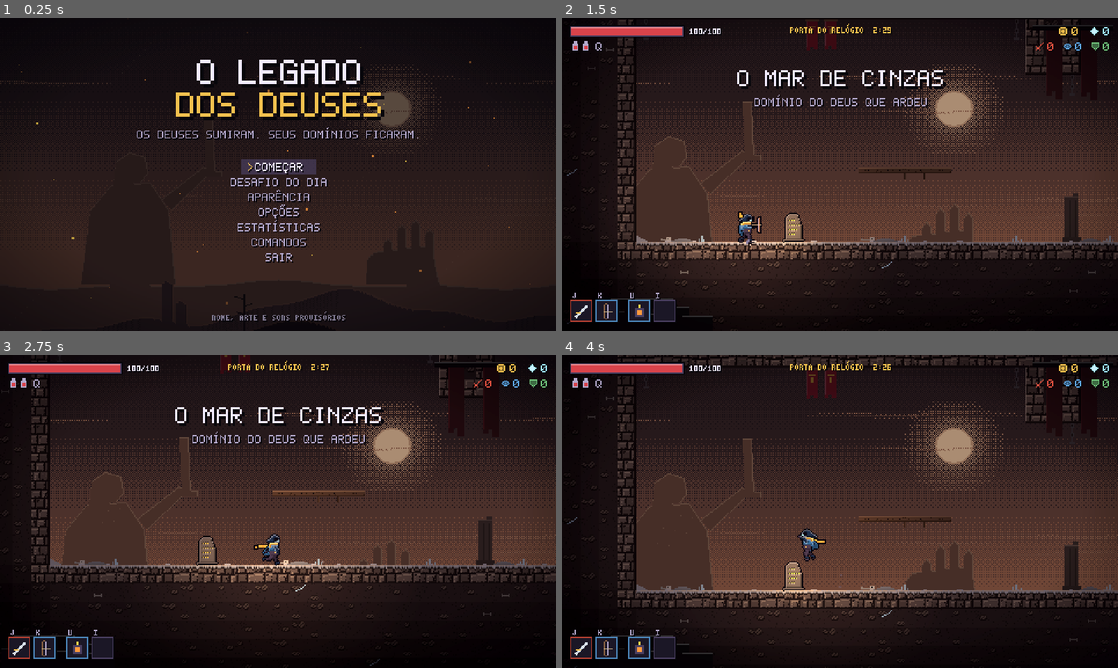
Above: before the commit, frames 1-4 (two rows, left to right).
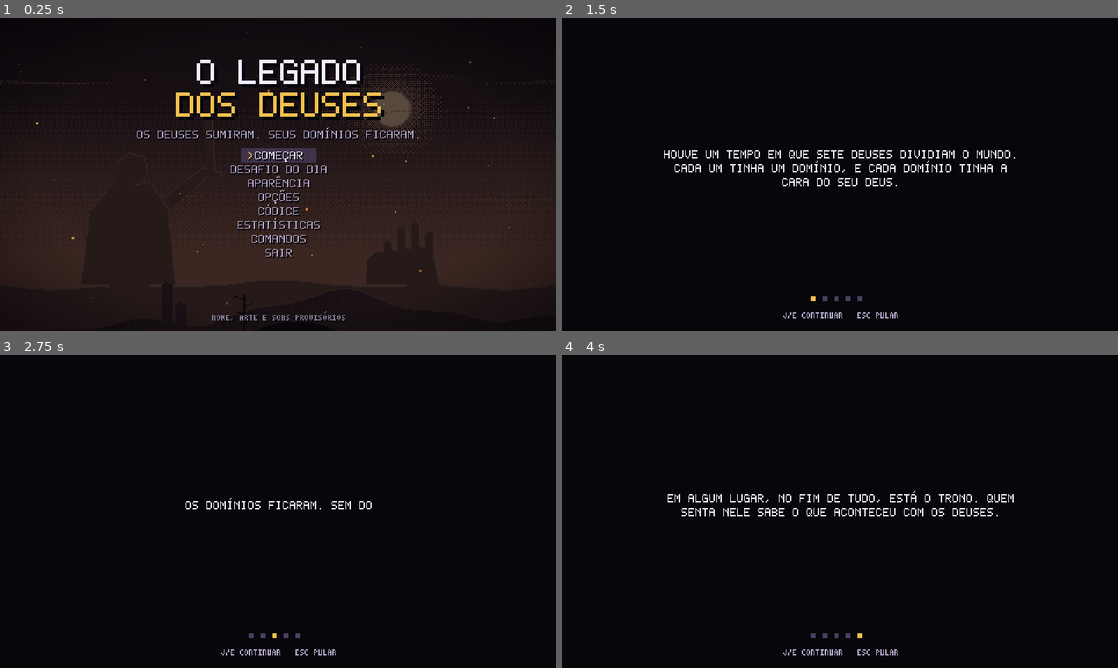
Above: after the commit, the same moments.

Repository: MrRobotS0/Roguevania
Game: Godot game, scene res://scenes/main.tscn
Two runs of this game, one before a commit and one after it. Both use one fixed random seed, a clock stepped at 60 frames per second and the inputs below.
Inputs (mouse positions are in pixels of both pictures, inside the frame that each line leads up to):
- Up to frame 1 (0.25 s): no input
- Up to frame 2 (1.5 s): tap Enter (confirm) at 0.5 s; move the mouse to (962, 158) at 0.52 s; hold D (right) 0.53-1.28 s; click (962, 158) at 0.6 s; tap Space (jump) at 0.77, 1.07 s; right-click (962, 158) at 0.8 s; move the mouse to (728, 190) at 1.27 s; hold S (down) from 1.28 s (still down); right-click (728, 190) at 1.35 s
- Up to frame 3 (2.75 s): tap Space (jump) at 1.52, 1.82 s; tap Enter (confirm) at 1.55, 2.1 s; move the mouse to (333, 442) at 2.02 s; release S (down) at 2.03 s; hold D (right) from 2.03 s (still down); tap Q (heal) at 2.3 s
- Up to frame 4 (4 s): move the mouse to (812, 574) at 2.77 s; release D (right) at 2.78 s; hold W (up) 2.78-3.53 s; tap Q (heal) at 2.85 s; click (812, 574) at 2.92 s; tap Space (jump) at 3.02, 3.32, 3.77 s; tap E (interact) at 3.05, 3.6 s; move the mouse to (1006, 558) at 3.52 s; hold A (left) from 3.53 s (still down); tap Shift (roll) at 3.8 s

The runs differ from the first frame. In frame 1, 2.5% of the frame differs, in the area x 41-59%, y 41-79%; in frame 2, 61%; in frame 3, 59%; in frame 4, 65%, in the area x 0-100%, y 0-98%.

Commit message:
História: abertura, final (e final verdadeiro com 4 brasas), Códice com inscrições e bestiário; texto longo no menu rola

Diff:
--- a/scripts/autoload/meta.gd
+++ b/scripts/autoload/meta.gd
@@ -24,7 +24,7 @@
 func _defaults() -> Dictionary:
 	return {"unlocked": [], "runs": 0, "wins": 0, "best_kills": 0, "deaths": 0, "skin": "andarilho",
 		"blueprints": [], "runes": [], "heat": 0,
-		"stats": {}, "daily": {}, "best_time": 0.0}
+		"stats": {}, "daily": {}, "best_time": 0.0, "lore": [], "intro_seen": false}
 
 
 func _load() -> void:
@@ -195,3 +195,17 @@
 		lines.append("DESAFIO DE HOJE: %d TENTATIVAS · MAIS FUNDO %d%s" % [today["tries"], today["best_depth"],
 			(" · VENCEU EM " + clock.call(float(today["best_time"]))) if float(today["best_time"]) > 0.0 else ""])
 	return "\n".join(lines)
+
+
+# --- Códice -----------------------------------------------------------------------
+
+func note_lore(text: String) -> bool:
+	if text == "" or data["lore"].has(text):
+		return false
+	data["lore"].append(text)
+	save()
+	return true
+
+
+func known_creatures() -> Array:
+	return data["stats"].get("kills_by", {}).keys()
--- /dev/null
+++ b/scripts/combat/story.gd
@@ -0,0 +1,68 @@
+class_name Story
+extends RefCounted
+
+# Textos da história: abertura, final e o bestiário do Códice.
+
+const INTRO := [
+	"Houve um tempo em que sete deuses dividiam o mundo. Cada um tinha um domínio, e cada domínio tinha a cara do seu deus.",
+	"Numa noite sem nome, todos sumiram. Ao mesmo tempo. Ninguém viu para onde foram.",
+	"Os domínios ficaram. Sem dono, apodreceram do jeito de cada um: a cinza ficou sagrada, o inverno não acabou, a forja não parou.",
+	"Você acordou na beira do Mar de Cinzas, com um manto que não lembra de ter vestido. A Vigia diz que você já esteve aqui antes. Muitas vezes.",
+	"Em algum lugar, no fim de tudo, está o Trono. Quem senta nele sabe o que aconteceu com os deuses.",
+]
+
+const ENDING := [
+	"O Imperador Cego caiu. Pela primeira vez em mil anos, o Trono ficou vazio.",
+	"Você se senta. Por um instante, vê o que ele via: sete deuses, de mãos dadas, entrando numa porta de luz.",
+	"Não foram embora. Foram dormir. E o sonho deles é este mundo: cada domínio, um pesadelo de quem sonha.",
+	"Atrás da porta, uma voz que não é de deus nenhum: \"Ainda não. Volte quando a brasa queimar mais.\"",
+	"A Vigia te encontra de novo na beira do Mar de Cinzas. \"Você de novo. Ou outro igual a você.\"",
+]
+
+# Só com as quatro brasas acesas.
+const TRUE_ENDING := [
+	"Com todas as brasas acesas, a porta não resiste. Do outro lado, sete cadeiras vazias.",
+	"E uma oitava, menor, de frente para as outras. Na madeira, alguém gravou o seu nome. Faz muito tempo.",
+	"Você entende, enfim, por que a Vigia sempre te reconhece. Você não chegou depois dos deuses. Você é o que eles deixaram para trás.",
+]
+
+const BESTIARY := {
+	"PENITENTE": "Peregrinos que juraram carregar a culpa do mundo. A clava é a culpa.",
+	"GUARDA DA CASA": "Soldados das Casas do Mar de Cinzas. O escudo protege a frente; as costas, ninguém.",
+	"PEREGRINO CINZENTO": "Vem para arder. Acredita que quem queima vira parte do deus.",
+	"ASSASSINO DA DUNA": "Nada sob a cinza. O volume que se mexe no chão é ele.",
+	"ATIRADOR DE VIDRO": "Atira lascas de fulgurante. A mira trava um instante antes do disparo.",
+	"INQUISIDOR PROFETA": "Julga em nome de um deus que não responde mais. Salta e cai onde você está.",
+	"LOBO PÁLIDO": "Guarda a porta de um dono que não volta. Abaixa antes do bote.",
+	"SENTINELA DE GELO": "Foi gente. O gelo não lembra quem. Atira em leque.",
+	"FERREIRO CATIVO": "Esqueceu o próprio nome; lembra só a medida certa do aço.",
+	"ESCÓRIA VIVA": "O metal que não quis virar arma. Pula, queima e vira poça.",
+	"GÁRGULA": "Guardas que viraram pedra esperando a ordem de parar. Mergulham em diagonal.",
+	"ESCRIBA MUDO": "Copia o mesmo livro há mil anos. O glifo que escreve te persegue.",
+	"FERA-MUSGO": "Não come. Só cresce por cima do que encontra. Investe em linha reta.",
+	"ESPINHEIRO": "Aponta sempre para quem respira. Abre a flor antes de atirar.",
+	"MASCARADO": "Em Carcosa todos usam máscara. Este some e aparece atrás de você.",
+	"ARAUTO PÁLIDO": "Anuncia um rei que nunca chega. O sino chama almas que explodem.",
+	"AUTÔMATO ASTRAL": "Mede o céu para ninguém. O olho acende antes do raio.",
+	"ESTRELA CAÍDA": "Um nome que o deus esqueceu. Pisca antes de explodir.",
+	"CAÇADOR DO INVERNO": "Elite dos Salões. Lanças de gelo e uma investida certeira.",
+	"MESTRE-FERREIRO": "Elite da Forja. A martelada solta ondas pelo chão.",
+	"BIBLIOTECÁRIO CEGO": "Elite da Torre. Lê os livros com os dedos e escreve glifos que perseguem.",
+	"GUARDIÃ DE ESPINHOS": "Elite do Jardim. Faz o chão crescer contra você.",
+	"DUELISTA AMARELO": "Elite de Carcosa. Rápido, some, aparece, corta.",
+	"SENTINELA DE LATÃO": "Elite do Observatório. Raios e estrelas em volta.",
+	"O LOBO DA LONGA NOITE": "Guardião dos Salões. Uiva e a matilha responde.",
+	"O COLOSSO DA BIGORNA": "Guardião da Forja. O ferreiro que o deus esqueceu ligado.",
+	"O ARQUITETO MUDO": "Guardião da Torre. Ergueu a torre e esqueceu a própria língua.",
+	"A MÃE-RAIZ": "Guardiã do Jardim. Tudo que cresce aqui nasceu dela.",
+	"O REI SEM ROSTO": "Guardião de Carcosa. A máscara caiu; não havia nada embaixo.",
+	"O ÚLTIMO ASTRÔNOMO": "Guardião do Observatório. Contou as estrelas até elas acabarem.",
+	"O IMPERADOR CEGO": "Arrancou os olhos para ver o futuro. Senta no Trono há mil anos.",
+}
+
+
+static func ending_pages(heat: int) -> PackedStringArray:
+	var pages := PackedStringArray(ENDING)
+	if heat >= 4:
+		pages.append_array(TRUE_ENDING)
+	return pages
--- a/scripts/main.gd
+++ b/scripts/main.gd
@@ -13,6 +13,7 @@
 var curtain: Curtain
 var map_view: MapView
 var options_screen: OptionsScreen
+var cutscene: Cutscene
 var _playing := false
 
 
@@ -75,6 +76,8 @@
 	front.add_child(menu)
 	options_screen = OptionsScreen.new()
 	front.add_child(options_screen)
+	cutscene = Cutscene.new()
+	front.add_child(cutscene)
 	screen.confirmed.connect(_on_screen_confirmed)
 	screen.title_option.connect(_on_title_option)
 
@@ -106,7 +109,7 @@
 	var unlocked := int(Meta.data["heat"])
 	if screen.mode != "title" or unlocked <= 0:
 		screen.close()
-		start_run()
+		_begin(-1, 0)
 		return
 	# Brasas do Deus: quem já venceu escolhe a dificuldade
 	var options: Array[Dictionary] = []
@@ -116,7 +119,7 @@
 	menu.open_choice("BRASAS DO DEUS", "QUANTO MAIS BRASA, MAIS O DEUS MORTO RESISTE.", options,
 		func(i: int) -> void:
 			screen.close()
-			start_run(-1, i))
+			_begin(-1, i))
 	menu.select(unlocked)
 
 
@@ -140,6 +143,8 @@
 			options_screen.open()
 		"stats":
 			menu.open_text("ESTATÍSTICAS", Meta.stats_text())
+		"codex":
+			open_codex()
 		"daily":
 			screen.close()
 			Run.new_daily()
@@ -165,6 +170,58 @@
 			Meta.wear(list[i].id)
 			open_skins.call_deferred())
 	menu.select(list.find(current))
+
+
+# Na primeira partida, antes de tudo, a abertura.
+func _begin(seed_value: int, heat: int) -> void:
+	if Meta.data.get("intro_seen", false):
+		start_run(seed_value, heat)
+		return
+	Music.play("passagem")
+	cutscene.play(PackedStringArray(Story.INTRO), func() -> void:
+		Meta.data["intro_seen"] = true
+		Meta.save()
+		start_run(seed_value, heat))
+
+
+func open_codex() -> void:
+	var lore: Array = Meta.data["lore"]
+	var known := Meta.known_creatures()
+	var options: Array[Dictionary] = [
+		{"label": "INSCRIÇÕES  ·  %d LIDAS" % lore.size(), "detail": "O QUE AS PEDRAS CONTAM"},
+		{"label": "BESTIÁRIO  ·  %d DE %d" % [known.size(), Story.BESTIARY.size()], "detail": "O QUE VOCÊ JÁ DERROTOU"},
+		{"label": "REVER A ABERTURA", "detail": ""},
+	]
+	menu.open_choice("CÓDICE", "", options, _on_codex_pick)
+
+
+func _on_codex_pick(i: int) -> void:
+	match i:
+		0:
+			_codex_lore.call_deferred()
+		1:
+			_codex_bestiary.call_deferred()
+		2:
+			cutscene.play.call_deferred(PackedStringArray(Story.INTRO), Callable())
+
+
+func _codex_lore() -> void:
+	var lore: Array = Meta.data["lore"]
+	if lore.is_empty():
+		menu.open_text("INSCRIÇÕES", "NENHUMA AINDA. AS PEDRAS COM LETRAS DOURADAS TÊM ALGO A DIZER.")
+		return
+	menu.open_text("INSCRIÇÕES", "\n\n".join(PackedStringArray(lore.map(func(t: String) -> String: return "· " + t))))
+
+
+func _codex_bestiary() -> void:
+	var known := Meta.known_creatures()
+	var lines := PackedStringArray()
+	for title: String in Story.BESTIARY:
+		if known.has(title):
+			lines.append("%s: %s" % [title, Story.BESTIARY[title]])
+		else:
+			lines.append("??? ")
+	menu.open_text("BESTIÁRIO", "\n".join(lines))
 
 
 func start_run(seed_value := -1, heat := 0) -> void:
@@ -230,8 +287,11 @@
 			Meta.record_run(true, level.player.kills)
 			Meta.record_heat_win(Run.heat)
 			Run.set_meta("record", Meta.record_stats(true))
-			screen.show_victory(level.player)
-			Music.play("titulo")
+			var hero := level.player
+			Music.play("passagem")
+			cutscene.play(Story.ending_pages(Run.heat), func() -> void:
+				screen.show_victory(hero)
+				Music.play("titulo"))
 			return
 		"passagem":
 			Run.enter_passage()
--- /dev/null
+++ b/scripts/ui/cutscene.gd
@@ -0,0 +1,87 @@
+class_name Cutscene
+extends Control
+
+# Telas de história: texto que aparece letra a letra sobre o fundo escuro.
+# Confirmar completa a frase ou passa a página; cancelar pula tudo.
+
+signal finished
+
+const SPEED := 45.0          # letras por segundo
+const WIDTH := 52            # letras por linha
+
+var _pages: PackedStringArray = []
+var _page := 0
+var _shown := 0.0
+var _done: Callable
+var _t := 0.0
+
+
+func _ready() -> void:
+	process_mode = Node.PROCESS_MODE_ALWAYS
+	visible = false
+
+
+func is_open() -> bool:
+	return visible
+
+
+func play(pages: PackedStringArray, on_done: Callable) -> void:
+	_pages = pages
+	_page = 0
+	_shown = 0.0
+	_done = on_done
+	_t = 0.0
+	visible = true
+
+
+func _process(delta: float) -> void:
+	if not visible:
+		return
+	_t += delta
+	_shown += delta * SPEED
+	queue_redraw()
+	if _t < 0.3:
+		return
+	if Input.is_action_just_pressed("cancel"):
+		_finish()
+	elif Input.is_action_just_pressed("confirm") or Input.is_action_just_pressed("attack1"):
+		advance()
+
+
+# Também usado pelos testes.
+func advance() -> void:
+	if not visible or _page >= _pages.size():
+		return
+	if _shown < _pages[_page].length():
+		_shown = _pages[_page].length()
+		return
+	_page += 1
+	_shown = 0.0
+	Sfx.play("page", -10.0)
+	if _page >= _pages.size():
+		_finish()
+
+
+func _finish() -> void:
+	visible = false
+	finished.emit()
+	if _done.is_valid():
+		_done.call()
+
+
+func _draw() -> void:
+	var size := get_viewport_rect().size
+	draw_rect(Rect2(Vector2.ZERO, size), Color("07060b"))
+	if _page >= _pages.size():
+		return
+	var text := _pages[_page].substr(0, int(_shown))
+	var lines := PixelFont.wrap(text.to_upper(), WIDTH)
+	var y := size.y * 0.5 - lines.size() * PixelFont.BODY_LINE * 0.5
+	for line in lines:
+		PixelFont.body_centered(self, line, Vector2(size.x * 0.5, y), Palette.UI_TEXT)
+		y += PixelFont.BODY_LINE
+	for i in _pages.size():
+		var c := Palette.GOLD if i == _page else Palette.UI_FRAME
+		draw_rect(Rect2(size.x * 0.5 - _pages.size() * 5 + i * 10, size.y - 30, 4, 4), c)
+	var hint := "%s CONTINUAR   %s PULAR" % [Controls.hint("confirm"), Controls.hint("cancel")]
+	PixelFont.draw_centered(self, hint, Vector2(size.x * 0.5, size.y - 14), Palette.UI_DIM)
--- a/scripts/ui/menu.gd
+++ b/scripts/ui/menu.gd
@@ -19,6 +19,8 @@
 var _cancel_ok := true
 var _index := 0
 var _body: PackedStringArray = []
+var _text_top := 0
+const TEXT_ROWS := 15        # linhas de texto visíveis; o resto rola
 var _opened_at := 0
 var _t := 0.0
 var _scroll := 0
@@ -51,6 +53,7 @@
 func open_text(title: String, body: String) -> void:
 	_mode = "text"
 	_on_pick = Callable()
+	_text_top = 0
 	_title = title
 	_body = PixelFont.wrap(body.to_upper(), int((WIDTH - 24.0) / PixelFont.BODY_ADVANCE))
 	_cancel_ok = true
@@ -80,7 +83,14 @@
 	if Engine.get_process_frames() - _opened_at < 2:
 		return
 	if _mode == "text":
-		if Input.is_action_just_pressed("confirm") or Input.is_action_just_pressed("cancel") \
+		var last := maxi(_body.size() - TEXT_ROWS, 0)
+		if Input.is_action_just_pressed("down") and _text_top < last:
+			_text_top = mini(_text_top + 3, last)
+			Sfx.play("ui_move", -12.0)
+		elif Input.is_action_just_pressed("up") and _text_top > 0:
+			_text_top = maxi(_text_top - 3, 0)
+			Sfx.play("ui_move", -12.0)
+		elif Input.is_action_just_pressed("confirm") or Input.is_action_just_pressed("cancel") \
 				or Input.is_action_just_pressed("interact"):
 			close()
 		return
@@ -151,7 +161,7 @@
 	var rows := mini(_options.size(), MAX_ROWS)
 	var box_h := 0.0
 	if _mode == "text":
-		box_h = 34.0 + (_body.size() + 2) * LINE
+		box_h = 34.0 + (mini(_body.size(), TEXT_ROWS) + 2) * LINE
 	else:
 		box_h = 34.0 + sub_lines.size() * LINE + 6.0 + rows * ROW + LINE + 4.0
 	var box := Rect2(roundf((size.x - WIDTH) * 0.5), roundf((size.y - box_h) * 0.5), WIDTH, roundf(box_h))
@@ -165,11 +175,14 @@
 	y += 23.0
 
 	if _mode == "text":
-		for line in _body:
+		for line in _body.slice(_text_top, _text_top + TEXT_ROWS):
 			PixelFont.body(self, line, Vector2(x, y), Palette.UI_TEXT)
 			y += LINE
 		y += LINE * 0.5
-		PixelFont.body(self, "%s  CONTINUAR" % Controls.hint("confirm"), Vector2(x, y), Palette.UI_DIM)
+		var hint := "%s  CONTINUAR" % Controls.hint("confirm")
+		if _body.size() > TEXT_ROWS:
+			hint += "   %s  ROLAR (%d/%d)" % [Controls.hint("move"), mini(_text_top + TEXT_ROWS, _body.size()), _body.size()]
+		PixelFont.body(self, hint, Vector2(x, y), Palette.UI_DIM)
 		return
 
 	for line in sub_lines:
--- a/scripts/ui/screen.gd
+++ b/scripts/ui/screen.gd
@@ -12,6 +12,7 @@
 	["daily", "DESAFIO DO DIA"],
 	["skins", "APARÊNCIA"],
 	["options", "OPÇÕES"],
+	["codex", "CÓDICE"],
 	["stats", "ESTATÍSTICAS"],
 	["controls", "COMANDOS"],
 	["quit", "SAIR"],
@@ -127,7 +128,7 @@
 			PixelFont.body_centered(self, "O LEGADO", Vector2(mid, 46), Palette.UI_TEXT, 3)
 			PixelFont.body_centered(self, "DOS DEUSES", Vector2(mid, 74), Palette.GOLD, 3)
 			PixelFont.body_centered(self, "OS DEUSES SUMIRAM. SEUS DOMÍNIOS FICARAM.", Vector2(mid, 100), Palette.UI_DIM)
-			_title_menu(Vector2(mid, 128))
+			_title_menu(Vector2(mid, 118))
 		"death":
 			PixelFont.body_centered(self, "VOCÊ MORREU", Vector2(mid, 74), Palette.HURT, 3)
 		"victory":
@@ -145,7 +146,7 @@
 func _title_menu(top: Vector2) -> void:
 	for i in TITLE_OPTIONS.size():
 		var label: String = TITLE_OPTIONS[i][1]
-		var y := top.y + i * 13.0
+		var y := top.y + i * 12.0
 		var selected := i == _index
 		if selected:
 			var w := PixelFont.body_width(label) + 24.0
--- a/scripts/world/inscription.gd
+++ b/scripts/world/inscription.gd
@@ -24,6 +24,8 @@
 func interact(_p: Player) -> void:
 	read = true
 	Sfx.play("page", -4.0)
+	if Meta.note_lore(text):
+		Fx.toast("NOVA INSCRIÇÃO NO CÓDICE")
 	menu().open_text("INSCRIÇÃO", text)
 
 
--- a/tests/run_tests.gd
+++ b/tests/run_tests.gd
@@ -134,6 +134,7 @@
 	await _case("inimigos dos domínios novos acertam", _domain_enemies)
 	await _case("desafio do dia, estatísticas e recorde", _extras)
 	await _case("os 6 elites dos domínios atacam e acertam", _elites)
+	await _case("história: abertura, final, códice", _story)
 
 	print("")
 	print("%d ok, %d falhas" % [_passed, _failures.size()])
@@ -1059,3 +1060,34 @@
 			if p.hp < p.max_hp:
 				break
 		_check(p.hp < p.max_hp, "elite_%s não acertou em 15 s" % name)
+
+
+func _story() -> void:
+	Meta.use_path("user://teste.save", true)
+	var scene := Cutscene.new()
+	add_child(scene)
+	var done := [false]
+	scene.play(PackedStringArray(Story.INTRO), func() -> void: done[0] = true)
+	for i in Story.INTRO.size() * 2:
+		scene.advance()
+	_check(done[0] and not scene.is_open(), "a abertura não terminou")
+	_check(Story.ending_pages(4).size() > Story.ending_pages(0).size(), "o final das 4 brasas não tem páginas a mais")
+	_check(Meta.note_lore("teste de inscrição") and not Meta.note_lore("teste de inscrição"), "inscrição repetida no códice")
+	Run.note_kill("LOBO PÁLIDO", "")
+	Meta.record_stats(false)
+	_check(Meta.known_creatures().has("LOBO PÁLIDO"), "bestiário não registrou")
+	var missing: Array = []
+	for path in DirAccess.get_files_at("res://scripts/enemies"):
+		if not path.ends_with(".gd"):
+			continue
+		var script: GDScript = load("res://scripts/enemies/" + path)
+		if not script.can_instantiate():
+			continue
+		var e = script.new()
+		if e is Enemy and e.title != "INIMIGO" and not Story.BESTIARY.has(e.title):
+			missing.append(e.title)
+		if e is Node:
+			e.free()
+	_check(missing.is_empty(), "sem verbete no bestiário: %s" % [missing])
+	scene.queue_free()
+	Meta.use_path("user://teste.save", true)
Not shown, added: scripts/combat/story.gd.uid
Not shown, added: scripts/ui/cutscene.gd.uid
Not shown, changed: docs/PLANO_EXPANSAO.md
